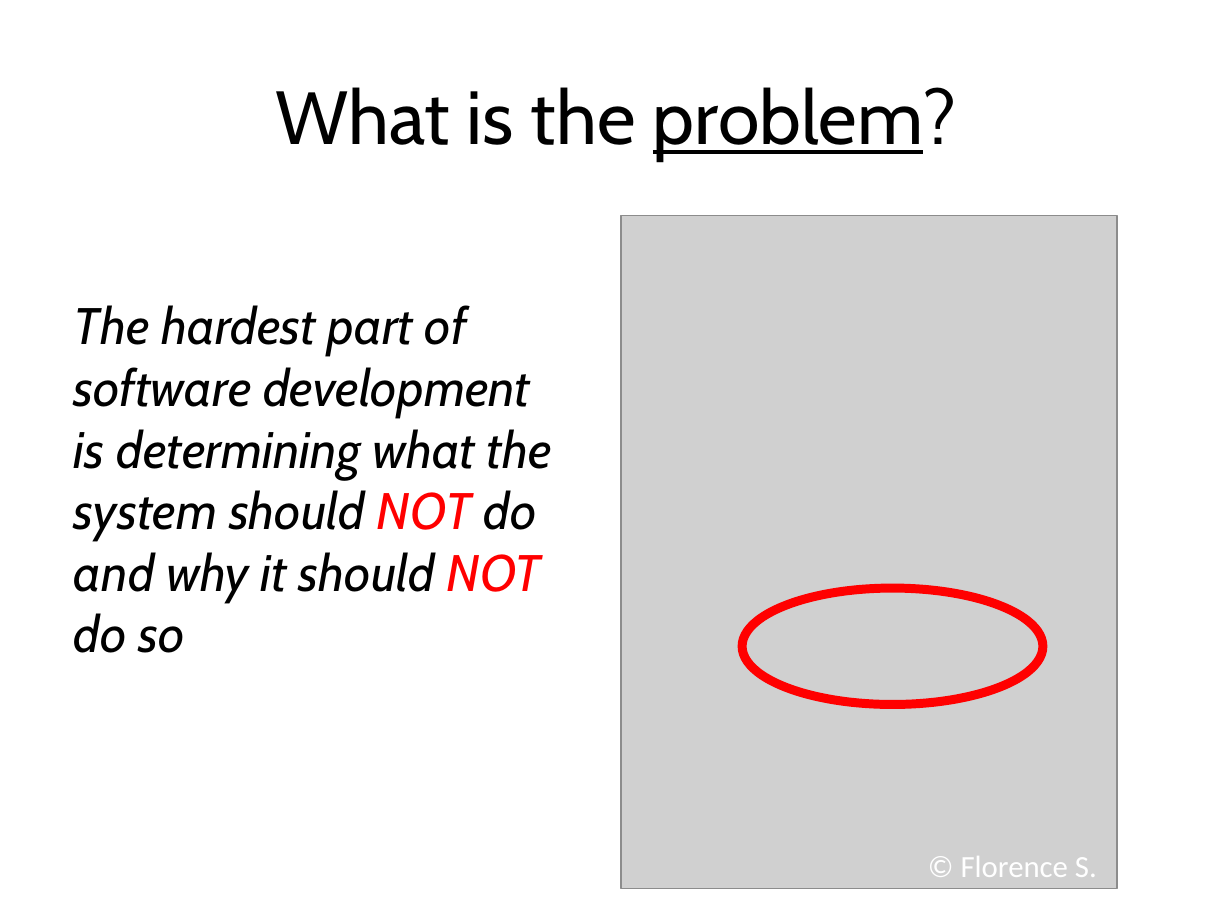
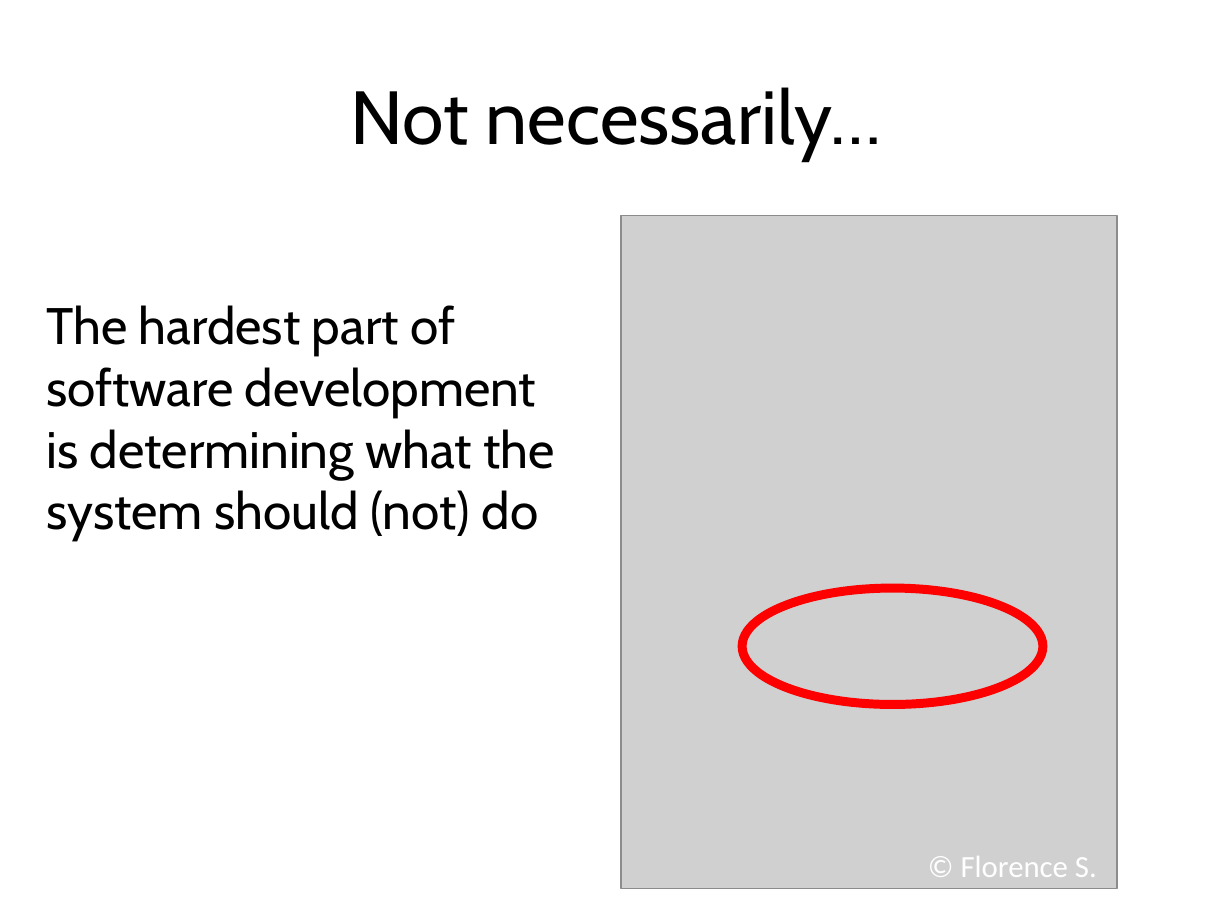
Before and after one commit to blambeau/phd, a slide deck: slide 12 of public-defense/slides.pptx (slide 13 before the commit). Drawn at 1232x924 pixels with LibreOffice and Linux fonts; fonts in the diff are those of the drawing; grey boxes stand for pictures. Boxes give left, top, right and bottom in pixels: in the first picture for what was removed or moved away, otherwise in the second. Text is boxed around its words. In the diff, an @@ line names an element or a change of style, - is before the commit and + after.

```diff
--- a/public-defense/slides.pptx
+++ b/public-defense/slides.pptx
@@ title at (x1=351, y1=87, x2=881, y2=159): text changed @@
-What is the problem?
+Not necessarily…
@@ text at (x1=46, y1=305, x2=555, y2=540): text changed; italic off @@
-The hardest part of software development
-is determining what the system should NOT do and why it should NOT do so
+The hardest part of software development
+is determining what the system should (not) do
```
Also in this commit, not shown: 19 other slides changed, 12 slides added, 3 slides removed, 14 other files.
